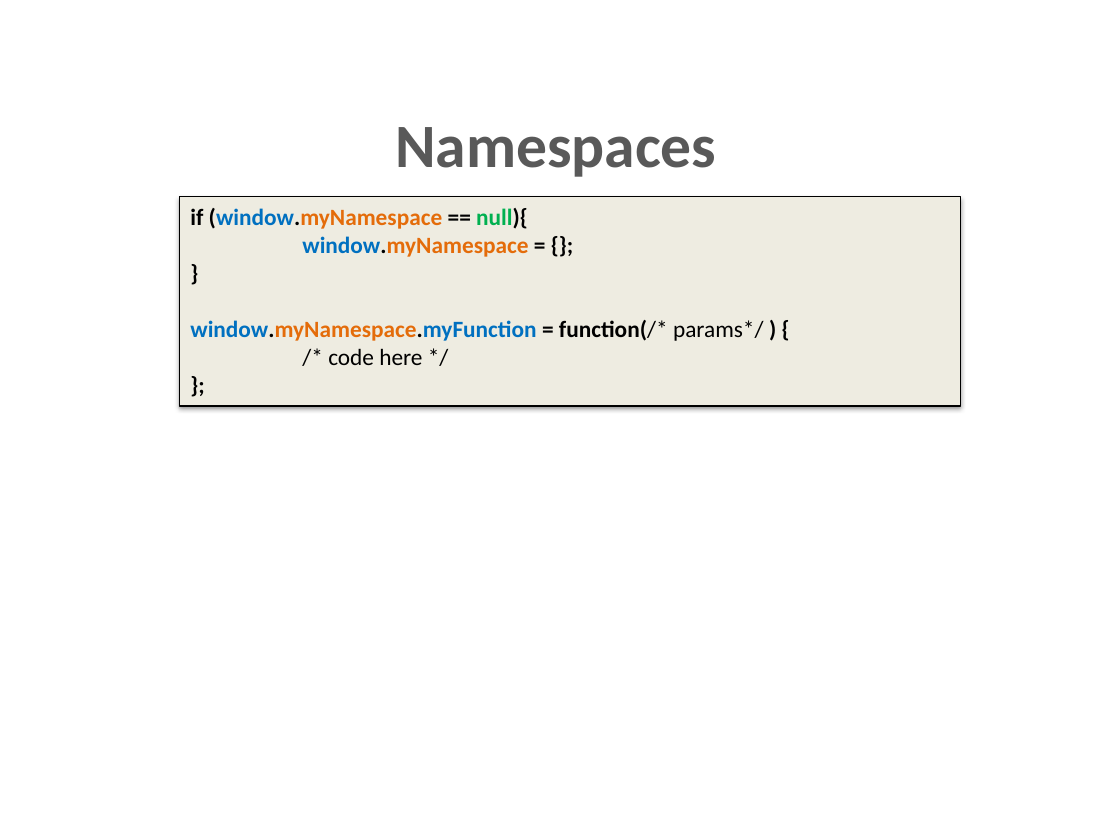
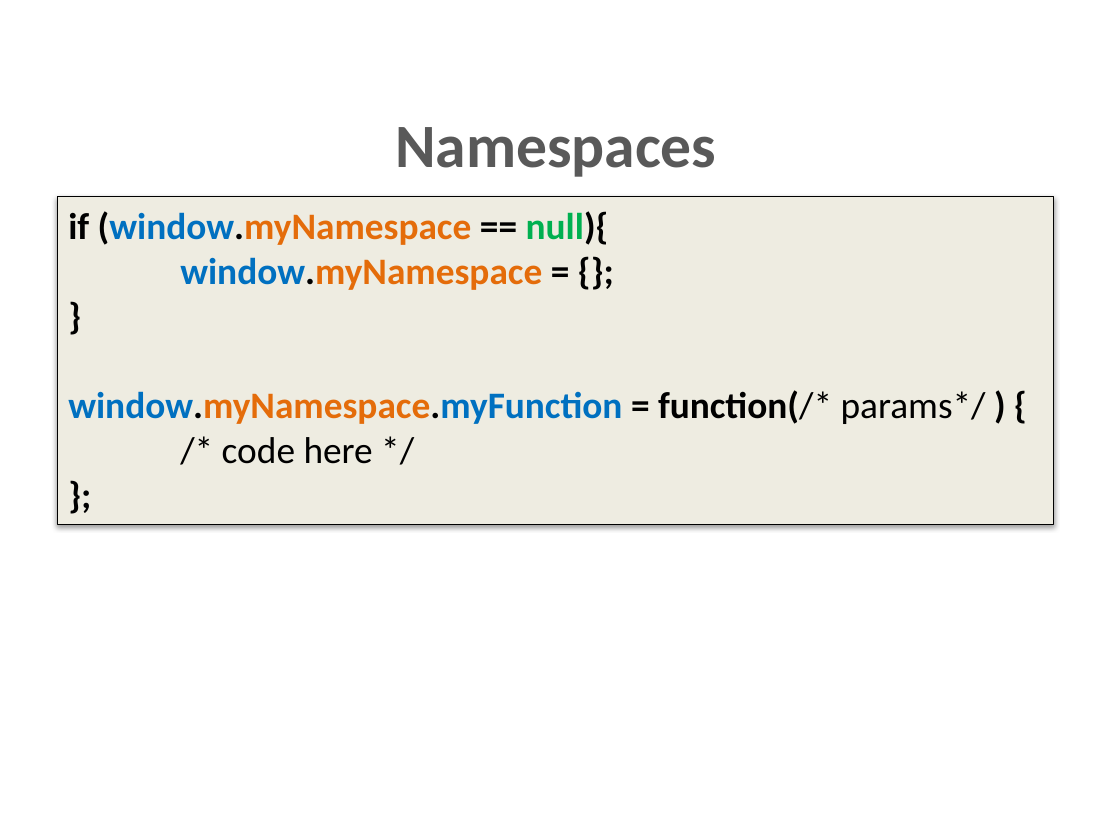
Before and after one commit to dzmitry-varabei/front-end-course, a slide deck: slide 31 of lecture-3-recap-scope/scope.pptx. Drawn at 1120x840 pixels with LibreOffice and Linux fonts; fonts in the diff are those of the drawing. Boxes give left, top, right and bottom in pixels: in the first picture for what was removed or moved away, otherwise in the second. Text is boxed around its words. In the diff, an @@ line names an element or a change of style, - is before the commit and + after.

```diff
--- a/lecture-3-recap-scope/scope.pptx
+++ b/lecture-3-recap-scope/scope.pptx
@@ rectangle "if (window.myNamespace == null){" resized from (x1=179, y1=197, x2=960, y2=407) to (x1=57, y1=197, x2=1054, y2=525) @@
@@ rectangle "if (window.myNamespace == null){" at (x1=57, y1=197, x2=1054, y2=525): size 15 to 24 pt @@
```
Also in this commit, not shown: 3 other slides changed, 6 other files.
